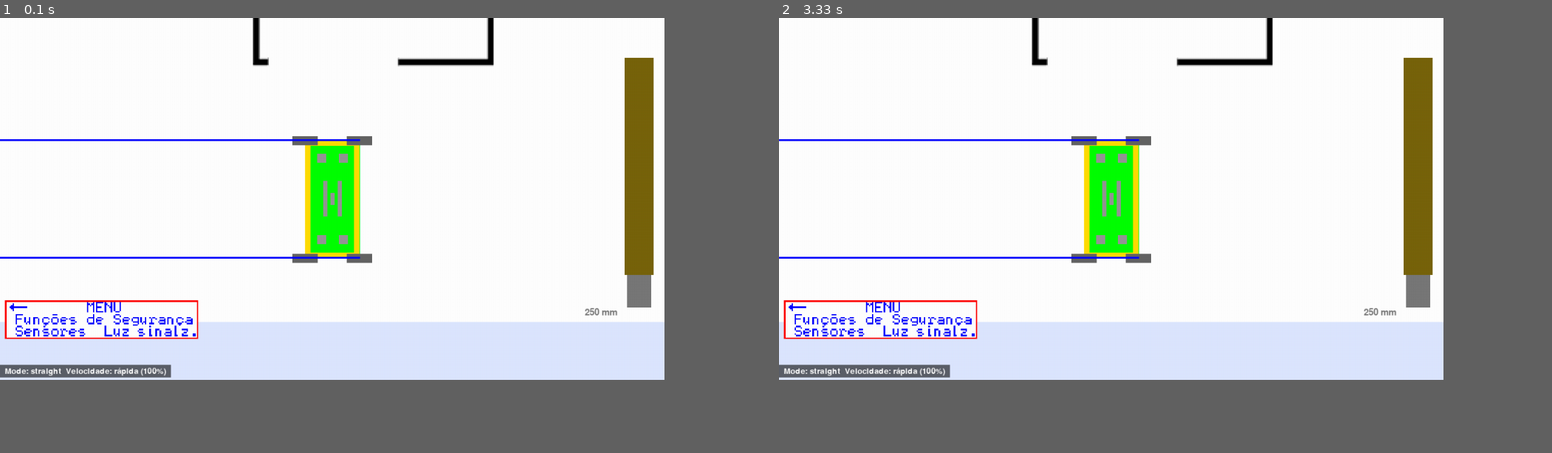
Above: before the commit, frames 1-2 (left to right).
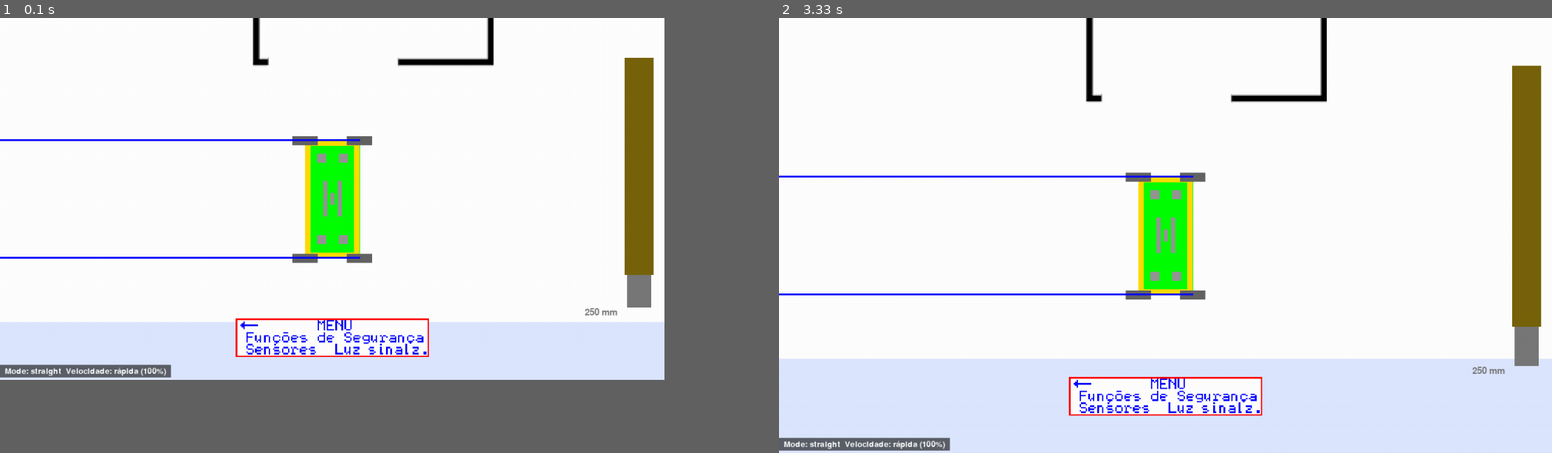
Above: after the commit, the same moments.

Repository: marcoacolla/LAR-Trafo-Cabeca-de-Serie
Game: pygame game, started from Python_Sim_Pygame/v1.0_pygame.py
Same seed, same stepped clock (60 frames per second), same inputs: the game is played once before the commit and once after it.
Inputs:
- Up to frame 1 (0.1 s): no input
- Up to frame 2 (3.33 s): tap Enter at 0.33 s; hold F11 0.67-1.13 s; hold Right 0.67-1.13 s; hold F11 1.17-1.63 s; hold Right 1.17-1.63 s; hold Up 2.17-2.63 s; hold F11 from 3.17 s (still down); hold Left from 3.17 s (still down)
In our replay, in frame 2 the window is 900x490 before the commit and 1047x589 after it. These sizes can differ from the game's own. Grey fills any space a smaller window leaves; there, only what the larger window draws over its background counts as a difference.

The runs differ from the first frame. In frame 1, 3.4% of the frame differs, in the area x 0-56%, y 64-78%; in frame 2, 35%, in the area x 0-100%, y 0-100%.

Commit message:
fullscreen

Diff:
--- a/Python_Sim_Pygame/ui/manager.py
+++ b/Python_Sim_Pygame/ui/manager.py
@@ -410,9 +410,48 @@
             pass
 
     def draw(self, surf=None, mode_text=None, warning=None):
-        self.panel_rect.y = 450
+        # ensure we have a surface reference early
         if surf is None:
             surf = self.screen
+
+        # compute surface width/height (prefer the passed surf)
+        try:
+            sw = surf.get_width()
+            sh = surf.get_height()
+        except Exception:
+            try:
+                sw = self.screen.get_width() if getattr(self, 'screen', None) else 0
+                sh = self.screen.get_height() if getattr(self, 'screen', None) else 0
+            except Exception:
+                sw = 0
+                sh = 0
+
+        # preserve/create a vertical ratio so the panel keeps the same relative
+        # vertical position when the window size changes (e.g. fullscreen)
+        try:
+            if not hasattr(self, '_panel_y_ratio') or self._panel_y_ratio is None:
+                # if panel_rect has an explicit y, use it to derive the ratio;
+                # otherwise fall back to a sensible default (75% down the screen)
+                if getattr(self, 'panel_rect', None) and sh:
+                    base_y = self.panel_rect.y
+                    self._panel_y_ratio = float(base_y) / float(sh)
+                else:
+                    self._panel_y_ratio = 0.75
+        except Exception:
+            self._panel_y_ratio = 0.75
+
+        # apply the ratio to compute current y (keeps same relative position in fullscreen)
+        try:
+            if sh:
+                self.panel_rect.y = int(sh * self._panel_y_ratio)
+        except Exception:
+            pass
+
+        # center panel horizontally on the current surface so images are centered
+        try:
+            self.panel_rect.x = (sw - self.panel_rect.width) // 2
+        except Exception:
+            pass
         # If we're in image-only mode, either draw the current image (scaled)
         # or draw a visible placeholder and skip legacy UI drawing.
         if self.image_only:
--- a/Python_Sim_Pygame/v1.0_pygame.py
+++ b/Python_Sim_Pygame/v1.0_pygame.py
@@ -227,6 +227,87 @@
 SCREEN_H = 600
 screen = pygame.display.set_mode((SCREEN_W, SCREEN_H))  # largura x altura
 pygame.display.set_caption("Pygame Trafo Simulator")
+# Fullscreen state tracking: windowed size and flag
+is_fullscreen = False
+_windowed_size = (SCREEN_W, SCREEN_H)
+
+def toggle_fullscreen():
+    """Toggle fullscreen (F11 or Alt+Enter). Updates `screen`, `camera`, and `ui` where possible."""
+    global is_fullscreen, screen, camera, _windowed_size
+    try:
+        # remember previous screen size to compute offsets
+        try:
+            old_w, old_h = screen.get_width(), screen.get_height()
+        except Exception:
+            old_w, old_h = _windowed_size
+
+        is_fullscreen = not is_fullscreen
+        if is_fullscreen:
+            # store the current windowed size so we can restore later
+            try:
+                _windowed_size = (old_w, old_h)
+            except Exception:
+                pass
+            screen = pygame.display.set_mode((0, 0), pygame.FULLSCREEN)
+        else:
+            screen = pygame.display.set_mode(_windowed_size)
+
+        # Update camera dimensions so centering/scale continue to work
+        try:
+            camera.width = screen.get_width()
+            camera.height = screen.get_height()
+        except Exception:
+            pass
+
+        # Update UI manager or SidePanel to adapt to new screen size if present
+        try:
+            ui_obj = globals().get('ui')
+            if ui_obj is not None:
+                new_w, new_h = screen.get_width(), screen.get_height()
+                # UIManager: preserve position relative to screen using proportional mapping
+                try:
+                    if hasattr(ui_obj, 'panel_rect'):
+                        pr = ui_obj.panel_rect
+                        # compute previous position ratios relative to old screen
+                        try:
+                            rx = pr.x / float(old_w) if old_w > 0 else 0.0
+                            ry = pr.y / float(old_h) if old_h > 0 else 0.0
+                        except Exception:
+                            rx = 0.02
+                            ry = 0.75
+                        # map to new screen keeping same pixel size
+                        pr.x = int(max(0, min(new_w - pr.width, round(rx * new_w))))
+                        pr.y = int(max(0, min(new_h - pr.height, round(ry * new_h))))
+                        ui_obj.panel_rect = pr
+                    if hasattr(ui_obj, 'screen'):
+                        ui_obj.screen = screen
+                except Exception:
+                    pass
+
+                # SidePanel: preserve relative position as well (not always anchored)
+                try:
+                    if hasattr(ui_obj, 'rect'):
+                        r = ui_obj.rect
+                        try:
+                            rx = r.x / float(old_w) if old_w > 0 else 1.0
+                            ry = r.y / float(old_h) if old_h > 0 else 0.0
+                        except Exception:
+                            rx = 1.0
+                            ry = 0.0
+                        r.x = int(max(0, min(new_w - r.width, round(rx * new_w))))
+                        r.y = int(max(0, min(new_h - r.height, round(ry * new_h))))
+                        # if panel height was intended to span full height, preserve that
+                        if r.height != new_h and (abs(r.height - old_h) < 8):
+                            r.height = new_h
+                        ui_obj.rect = r
+                except Exception:
+                    pass
+        except Exception:
+            pass
+
+        print(f"Fullscreen: {is_fullscreen}")
+    except Exception:
+        pass
 
 
 
@@ -587,6 +668,27 @@
                 pass
     except Exception:
         # ignore event polling issues to preserve existing behavior
+        pass
+    # Process keydown events for actions that are better handled as discrete events
+    try:
+        for ev in pygame.event.get([pygame.KEYDOWN]):
+            try:
+                # F11 toggles fullscreen
+                if ev.key == pygame.K_F11:
+                    toggle_fullscreen()
+                # Alt+Enter also toggles fullscreen on many platforms
+                if ev.key == pygame.K_RETURN and (ev.mod & pygame.KMOD_ALT):
+                    toggle_fullscreen()
+                # forward KEYDOWN to UI manager if it can accept event objects
+                if globals().get('ui') is not None and hasattr(globals().get('ui'), 'process_key_event'):
+                    # keep compatibility: process_key_event expects a key constant
+                    try:
+                        globals().get('ui').process_key_event(ev.key)
+                    except Exception:
+                        pass
+            except Exception:
+                pass
+    except Exception:
         pass
     # poll CAN joystick (if present) to update its internal state
     try:
